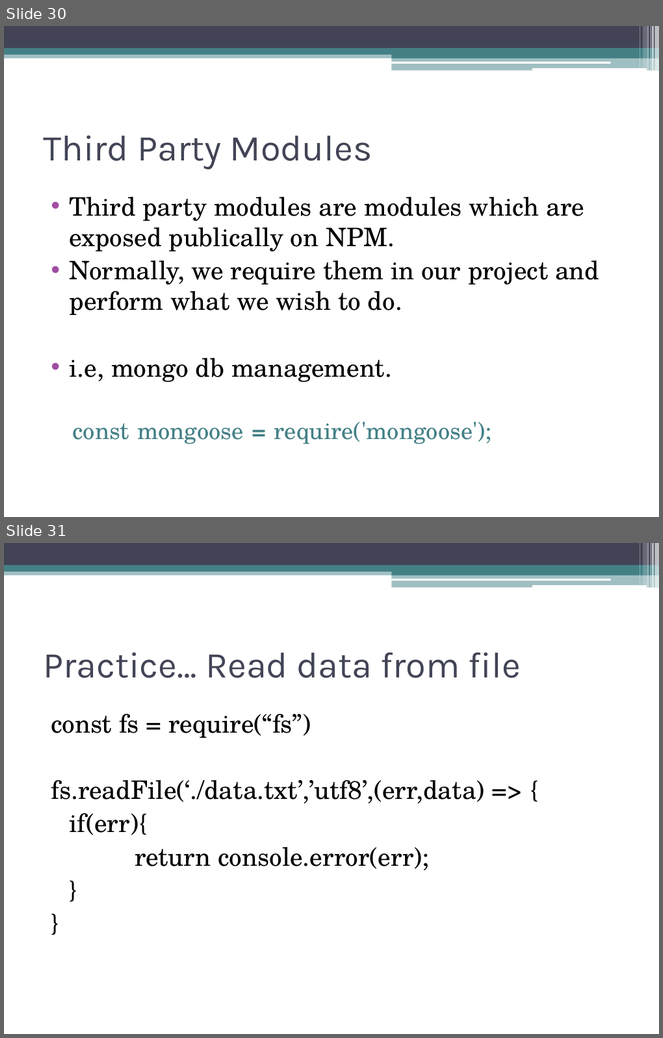
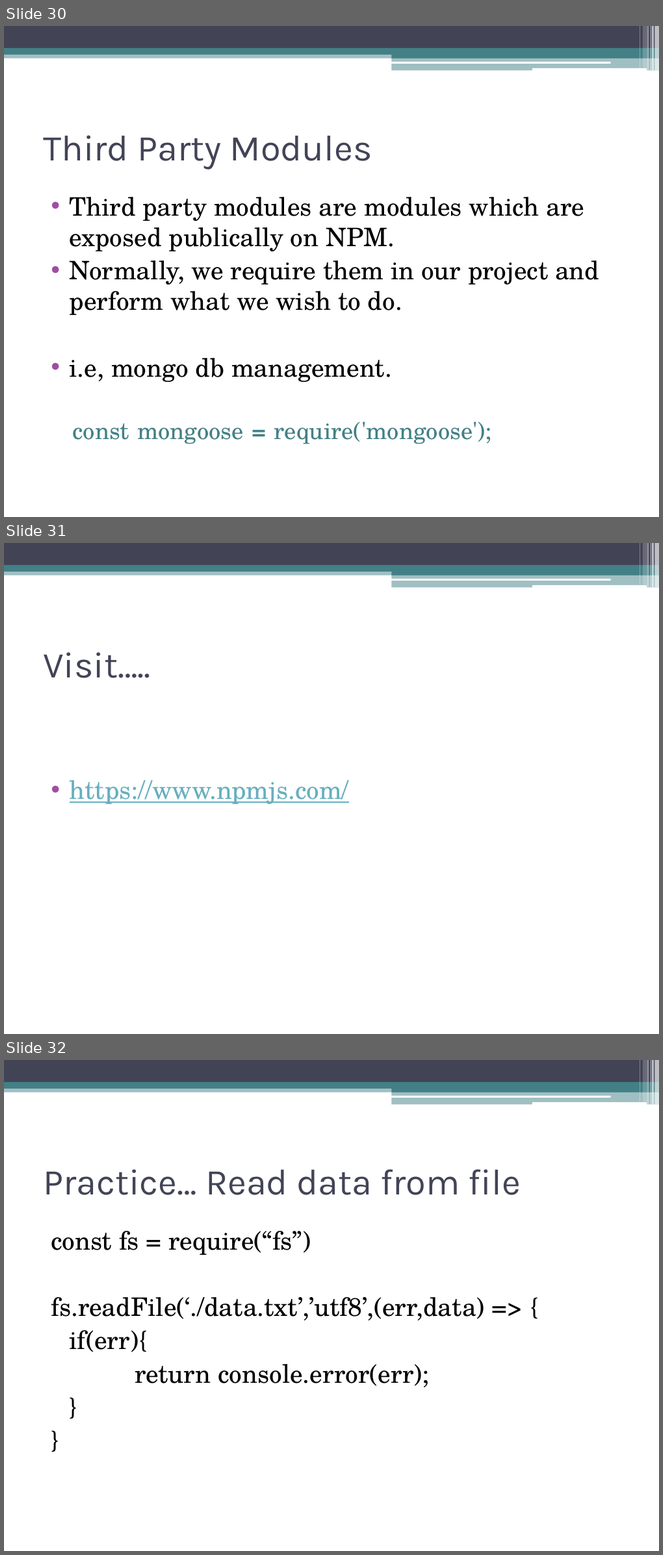
Before and after one commit to akjkhatri/mean_stack, a slide deck: MEAN Stack Workshop.pptx. Shown one above the other, each under a label of ours: slides 30 and 31 before the commit, slides 30, 31 and 32 after it. The pictures are 663x1038 and 663x1555 pixels, drawn with LibreOffice and Linux fonts; fonts in the diff are those of the drawing. Boxes give left, top, right and bottom in pixels: in the first picture for what was removed or moved away, otherwise in the second. Text is boxed around its words. In the diff, an @@ line names an element or a change of style, - is before the commit and + after.

```diff
--- a/MEAN Stack Workshop.pptx
+++ b/MEAN Stack Workshop.pptx
@@ slide 31 added at <box>4,543,659,1034</box>, background #FFFFFF; not listed: 13 template elements that a slide beside it also shows @@
@@ title added at <box>43,652,150,678</box>, 40 pt, text #424456 @@
+Visit…..
@@ text added at <box>70,780,349,804</box>, 28 pt, text #67AFBD, underline @@
+• https://www.npmjs.com/
@@ what was slide 31 is now slide 32 @@
```
Also in this commit, not shown: 1 slide changed, 1 other slide added.
